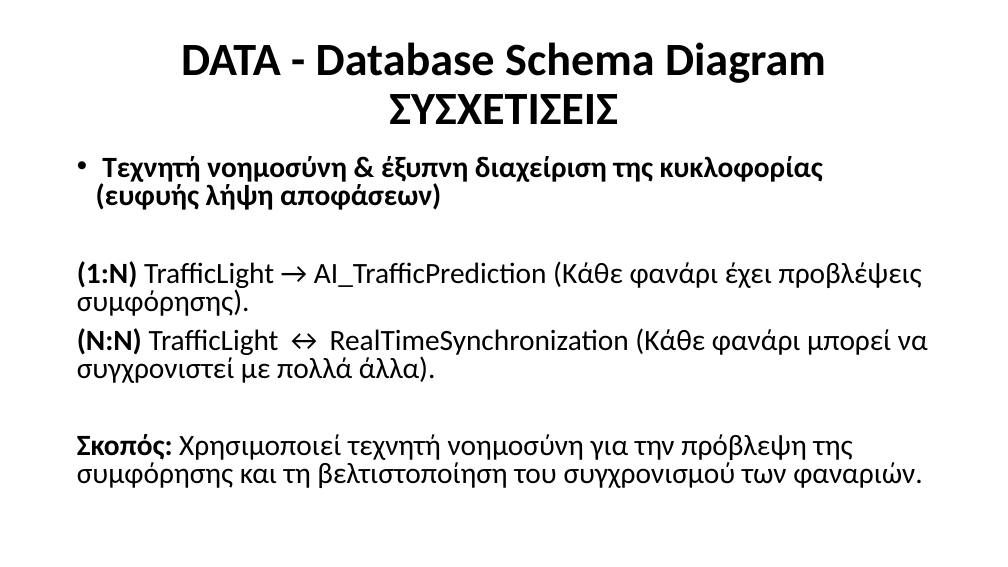
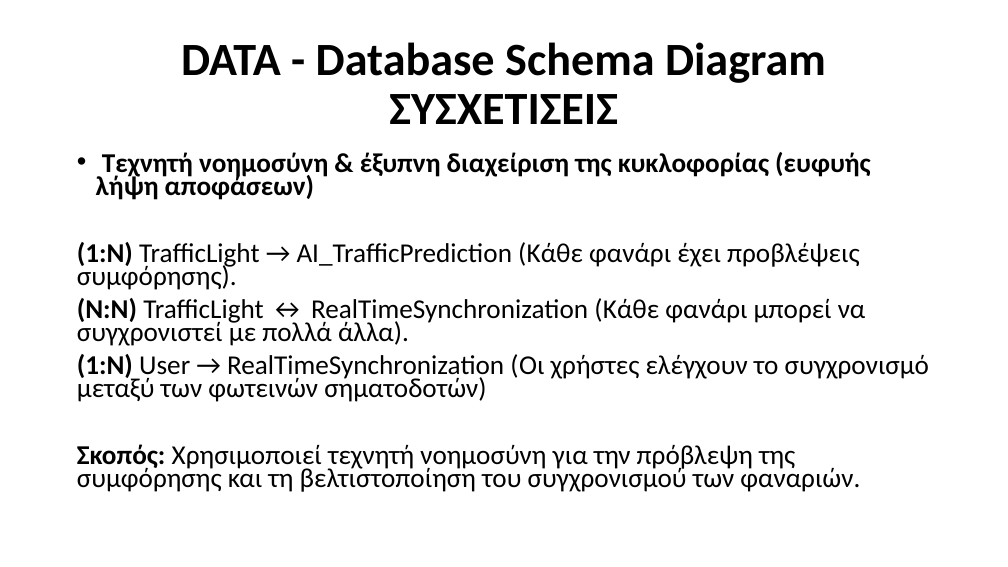
Before and after one commit to Ath21/STL_Drive, a slide deck: slide 29 of Presentation.pptx (slide 25 before the commit). Drawn at 1008x567 pixels with LibreOffice and Linux fonts; fonts in the diff are those of the drawing. Boxes give left, top, right and bottom in pixels: in the first picture for what was removed or moved away, otherwise in the second. Text is boxed around its words. In the diff, an @@ line names an element or a change of style, - is before the commit and + after.

```diff
--- a/Presentation.pptx
+++ b/Presentation.pptx
@@ text at (77,152,871,492): size 28 to 25.9 pt in "Τεχνητή νοημοσύνη & έξυπνη διαχείριση της κυκλοφορίας ...", "(1:N) TrafficLight → AI_TrafficPrediction (Κάθε φανάρι έχει ...", "(N:N) TrafficLight ↔ RealTimeSynchronization (Κάθε φανάρι μπ ...", "Σκοπός: Χρησιμοποιεί τεχνητή νοημοσύνη για την πρόβλεψη ..."; line spacing 0.8 to 0.7 @@
@@ text at (77,354,929,402): paragraph added @@
+(1:N) User → RealTimeSynchronization (Οι χρήστες ελέγχουν το συγχρονισμό μεταξύ των φωτεινών σηματοδοτών)
```
Also in this commit, not shown: 3 other slides changed, 5 slides added, 6 other files.
